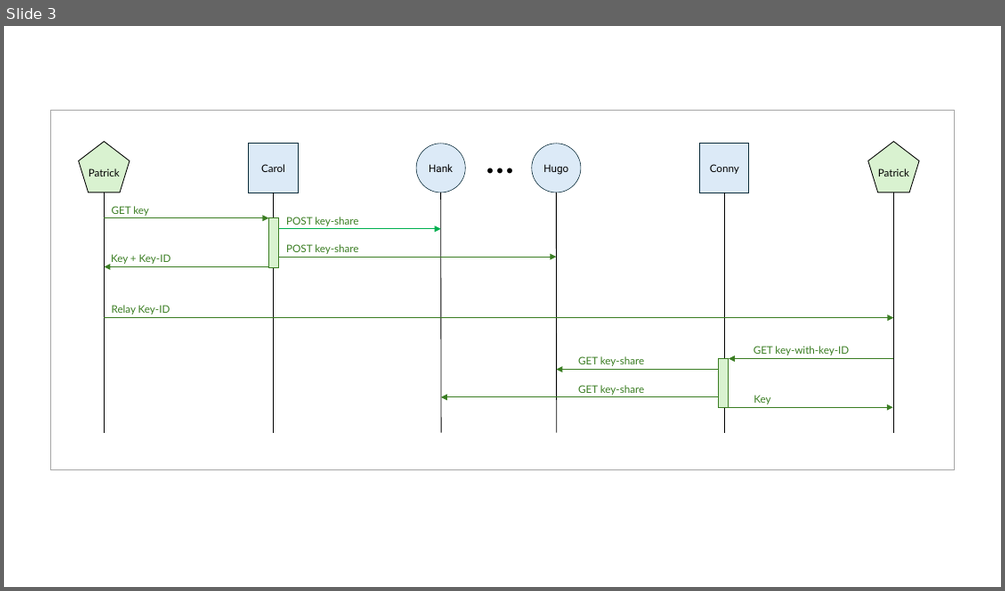
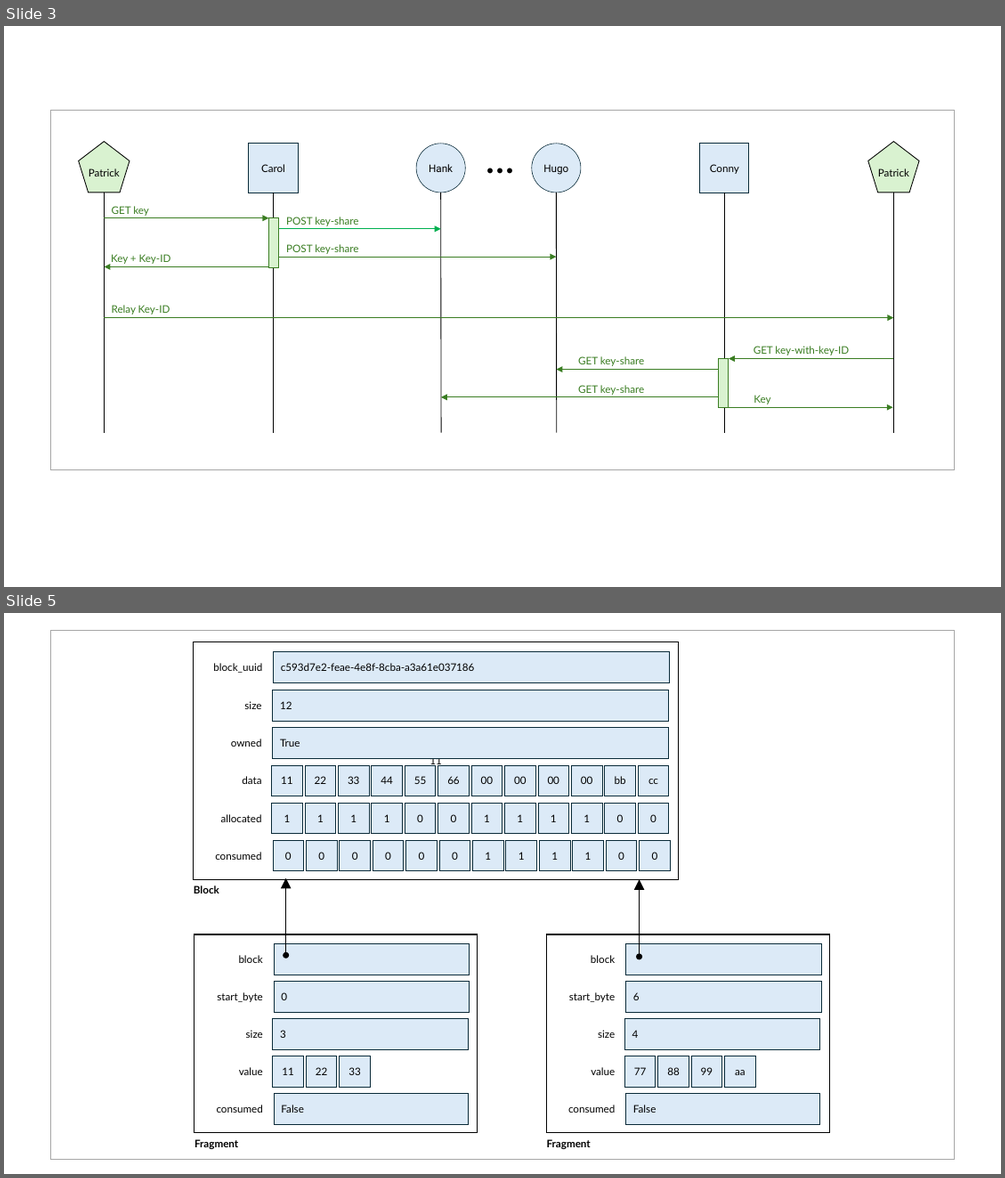
Before and after one commit to brunorijsman/dske-python, a slide deck: docs/figures/figures.pptx. Shown one above the other, each under a label of ours: slide 3 before the commit, slides 3 and 5 after it; the slides between them are not shown. The pictures are 1005x591 and 1005x1178 pixels, drawn with LibreOffice and Linux fonts; fonts in the diff are those of the drawing. Boxes give left, top, right and bottom in pixels: in the first picture for what was removed or moved away, otherwise in the second. Text is boxed around its words. In the diff, an @@ line names an element or a change of style, - is before the commit and + after.

Commit message:
Start on authentication

```diff
--- a/docs/figures/figures.pptx
+++ b/docs/figures/figures.pptx
@@ slide 5 added at (4,613,1001,1174), background #FFFFFF @@
@@ rectangle added at (51,630,955,1159), outline #A6A6A6 0.75 pt @@
@@ text added at (213,663,262,673), 10 pt, text #000000 @@
+block_uuid
@@ rectangle added at (273,652,670,682), fill #DCEAF7, outline #092A39 0.75 pt, 10 pt, text #000000 @@
+c593d7e2-feae-4e8f-8cba-a3a61e037186
@@ double arrow added from (286, 877) to (286, 955), #000000 0.75 pt @@
@@ double arrow added from (639, 879) to (639, 957), #000000 0.75 pt @@
@@ group added at (194,641,679,893): 39 rectangles, 6 texts @@
+11
+11
+22
+33
+44
+55
+66
+00
+00
+00
+00
+bb
+cc
+1
+1
+1
+1
+0
+0
+1
+1
+1
+1
+0
+0
+0
+0
+0
+0
+0
+0
+1
+1
+1
+1
+0
+0
+data
+allocated
+consumed
+owned
+size
+True
+12
+Block
@@ group added at (194,934,477,1149): 8 rectangles, 6 texts @@
+3
+11
+22
+33
+False
+size
+value
+consumed
+start_byte
+block
+0
+Fragment
@@ group added at (546,934,830,1149): 9 rectangles, 6 texts @@
+4
+77
+88
+99
+aa
+False
+size
+value
+consumed
+start_byte
+block
+6
+Fragment
```
Also in this commit, not shown: 1 other slide added, 9 other files.
